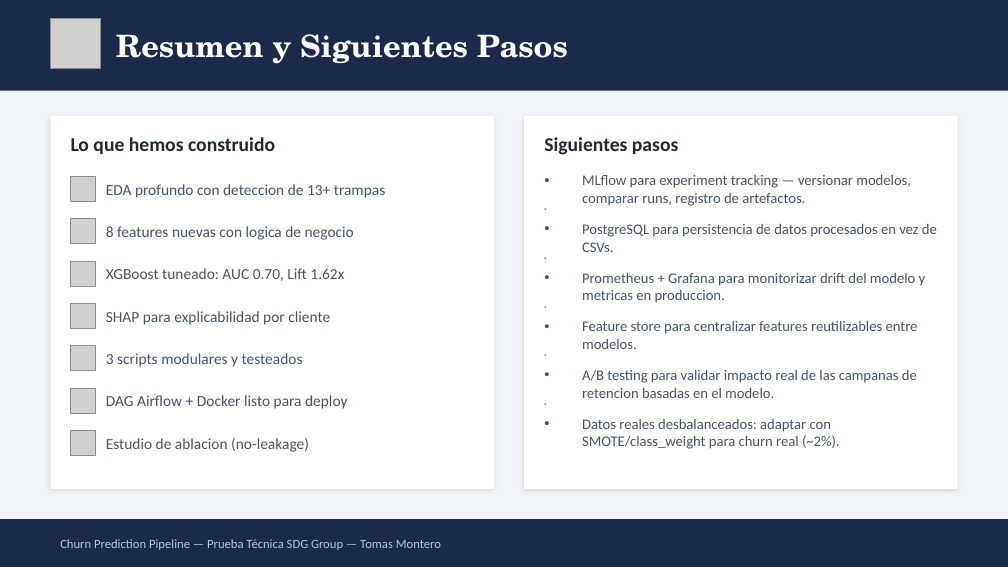
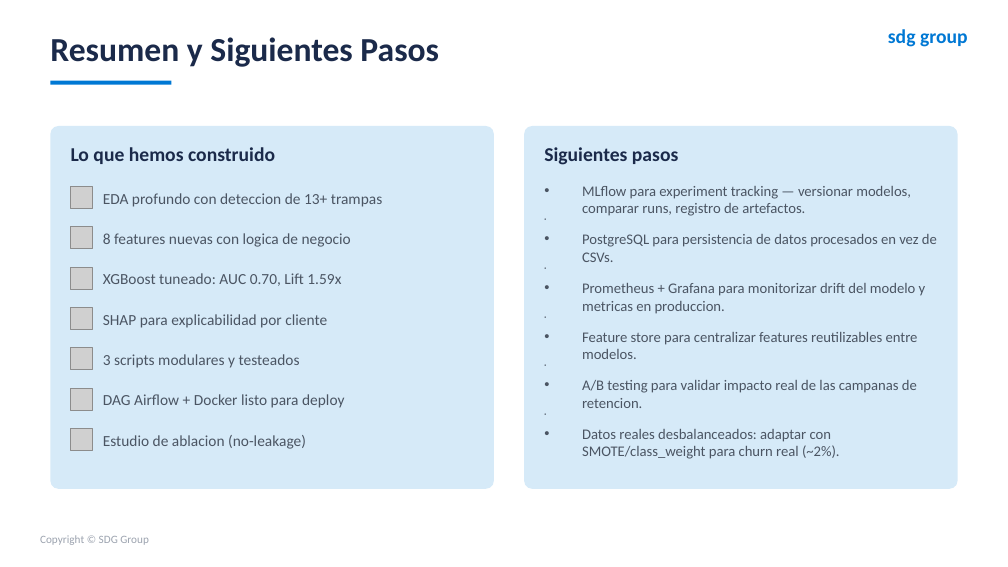
Before and after one commit to TomasUrban0/AI_Test_SDG, a slide deck: slide 24 of Presentacion_Churn_SDG.pptx. Drawn at 1008x567 pixels with LibreOffice and Linux fonts; fonts in the diff are those of the drawing; grey boxes stand for pictures. Boxes give left, top, right and bottom in pixels: in the first picture for what was removed or moved away, otherwise in the second. Text is boxed around its words. In the diff, an @@ line names an element or a change of style, - is before the commit and + after.

Commit message:
V 3.3
Datos

```diff
--- a/Presentacion_Churn_SDG.pptx
+++ b/Presentacion_Churn_SDG.pptx
@@ background #F0F4F8 to #FFFFFF @@
@@ rectangle removed at [0,0,1008,91] @@
@@ text "Resumen y Siguientes Pasos": place and size @@
-text "Resumen y Siguientes Pasos" at [116,34,568,64]
+text "Resumen y Siguientes Pasos" at [50,37,439,67]
@@ text "Resumen y Siguientes Pasos" at [50,37,439,67]: size 22 to 24 pt, font TeX Gyre Schola to Calibri, text colour #FFFFFF to #1B2A4A @@
@@ picture removed at [50,18,101,69] @@
@@ text added at [888,29,968,47], 14 pt, text #0078D4, bold @@
+sdg group
@@ rectangle added at [50,81,171,85], fill #0078D4 @@
@@ rectangle removed at [50,116,494,489] @@
@@ rectangle removed at [524,116,958,489] @@
@@ rounded rectangle added at [50,126,494,489], fill #D6EAF8 @@
@@ text "Lo que hemos construido" at [71,147,275,164]: text colour #1E293B to #1B2A4A @@
@@ rounded rectangle added at [524,126,958,489], fill #D6EAF8 @@
@@ 2 pictures, 2 texts: place and size @@
-2 pictures, 2 texts at [71,137,678,244]
+2 pictures, 2 texts at [71,147,678,249]
@@ text "Siguientes pasos" at [544,147,678,165]: text colour #1E293B to #1B2A4A @@
@@ text colour #475569 to #4B5563 in 6 elements at [103,394,344,408], [103,354,300,368], [103,435,306,449], [103,314,327,328], [103,233,351,247], [103,193,382,207] @@
@@ text "EDA profundo con deteccion de ...": place and size @@
-text "EDA profundo con deteccion de ..." at [106,184,385,198]
+text "EDA profundo con deteccion de ..." at [103,193,382,207]
@@ text "MLflow para experiment tracking — ...": place and size @@
-text "MLflow para experiment tracking — ..." at [582,175,937,449]
+text "MLflow para experiment tracking — ..." at [582,186,937,459]
@@ text at [582,186,937,459]: text colour #475569 to #4B5563 in "MLflow para experiment tracking — versionar modelos, ...", "PostgreSQL para persistencia de datos procesados en ...", "Prometheus + Grafana para monitorizar drift del ...", "Feature store para centralizar features reutilizables entre ..." and 1 more places @@
@@ text "8 features nuevas con logica ...": place and size @@
-text "8 features nuevas con logica ..." at [106,226,354,240]
+text "8 features nuevas con logica ..." at [103,233,351,247]
@@ picture: place and size @@
-picture at [71,261,96,286]
+picture at [71,267,93,289]
@@ text at [103,273,341,286]: text changed; text colour #475569 to #4B5563 @@
-XGBoost tuneado: AUC 0.70, Lift 1.62x
+XGBoost tuneado: AUC 0.70, Lift 1.59x
@@ picture: place and size @@
-picture at [71,303,96,329]
+picture at [71,307,93,330]
@@ text at [582,380,917,408]: text changed; text colour #475569 to #4B5563 @@
-• A/B testing para validar impacto real de las campanas de retencion basadas en el modelo.
+• A/B testing para validar impacto real de las campanas de retencion.
@@ picture: place and size @@
-picture at [71,430,96,456]
+picture at [71,428,93,451]
@@ rectangle removed at [0,519,1008,566] @@
@@ text added at [40,535,149,545], 8 pt, text #9CA3AF @@
+Copyright © SDG Group
@@ text removed at [60,539,441,550] @@
-Churn Prediction Pipeline — Prueba Técnica SDG Group — Tomas Montero
```
Also in this commit, not shown: 23 other slides changed, 1 slide added, 1 slide removed, 19 other files.
